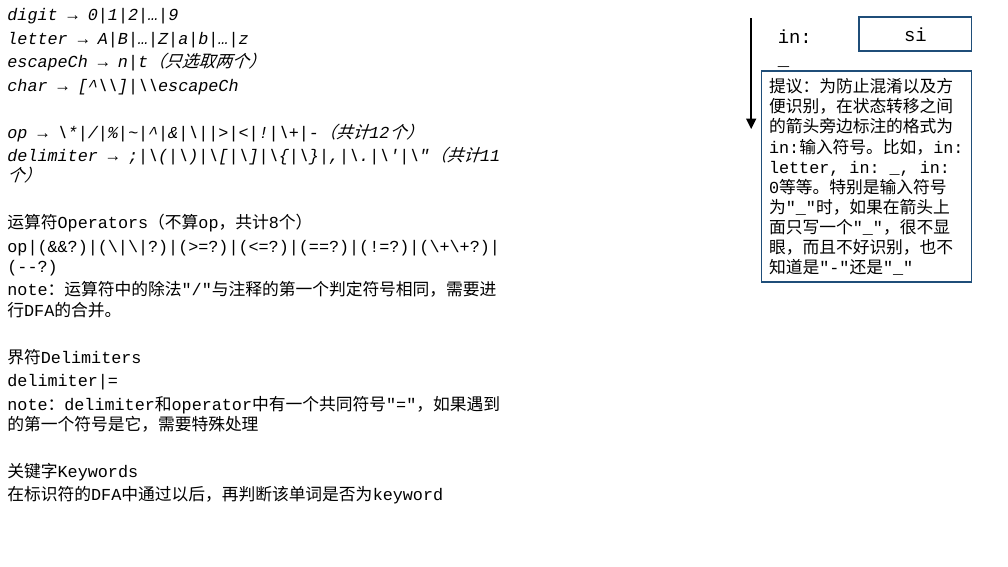
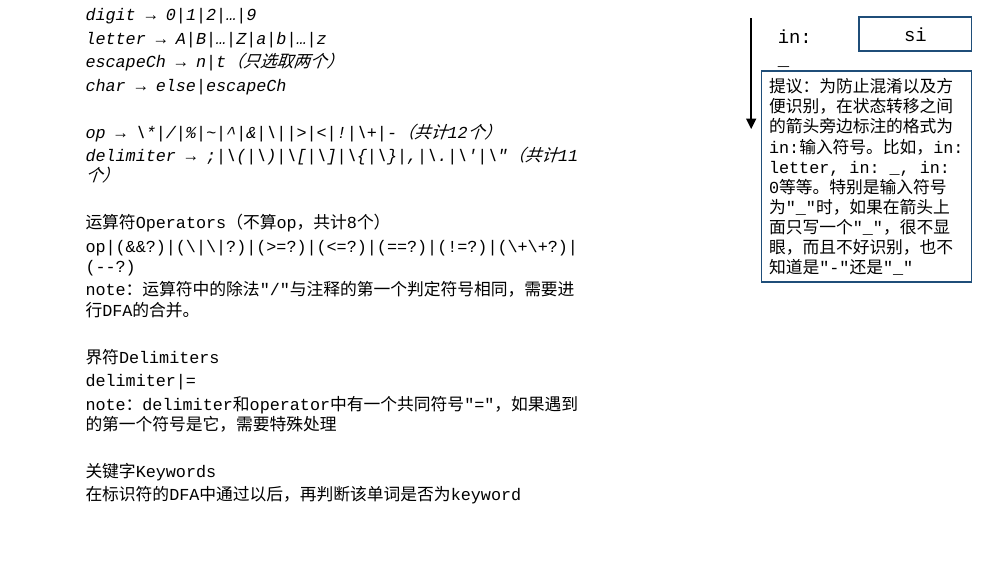
Before and after one commit to AtoshDustosh/Syntactic-Analysis, a slide deck: slide 4 of lexical analysis design.pptx. Drawn at 1008x567 pixels with LibreOffice and Linux fonts; fonts in the diff are those of the drawing. Boxes give left, top, right and bottom in pixels: in the first picture for what was removed or moved away, otherwise in the second. Text is boxed around its words. In the diff, an @@ line names an element or a change of style, - is before the commit and + after.

```diff
--- a/lexical analysis design.pptx
+++ b/lexical analysis design.pptx
@@ text "digit → 0|1|2|…|9": place and size @@
-text "digit → 0|1|2|…|9" at (7,8,500,504)
+text "digit → 0|1|2|…|9" at (86,8,579,504)
@@ text at (86,79,287,95): text changed @@
-char → [^\\]|\\escapeCh
+char → else|escapeCh
```
Also in this commit, not shown: 10 other slides changed, 1 slide added, 1 slide removed, 20 other files.
